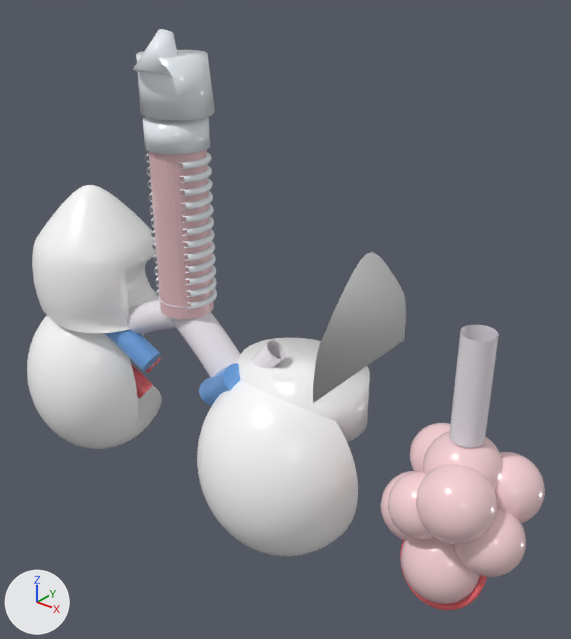
Two versions of the glTF model frontend/public/3d_models/lungs_realistic.glb, one commit apart.
Camera for both pictures: a camera (50 mm lens) standing at (6.78, -6.45, 4.62) and looking at (1.45, 0.22, 0.49). Arrows for +X, +Y and +Z are at lower left; the lights stay in place. The older version comes first. Where no turn or scale is listed for an object, it has been applied to the vertices.

The scene before the commit, as lines of its bpy script (objects in view):
```python
ob_cricoid_cartilage = bpy.data.objects.new('Cricoid_Cartilage', me_cylinder_001)
ob_cricoid_cartilage.location = (0.0, 0.0, 2.55)
ob_epiglottis = bpy.data.objects.new('Epiglottis', me_cone)
ob_epiglottis.location = (0.0, -0.15, 3.45)
ob_left_pulmonary_artery = bpy.data.objects.new('Left_Pulmonary_Artery', me_cylinder_005)
ob_left_pulmonary_artery.location = (-0.95, -0.25, -0.35)
ob_right_pulmonary_artery = bpy.data.objects.new('Right_Pulmonary_Artery', me_cylinder_004)
ob_right_pulmonary_artery.location = (0.82, -0.22, -0.45)
ob_right_superior_lobe = bpy.data.objects.new('Right_Superior_Lobe', me_sphere)
ob_right_superior_lobe.location = (1.65, 0.0, 0.45)
ob_thyroid_cartilage = bpy.data.objects.new('Thyroid_Cartilage', me_cylinder)
ob_thyroid_cartilage.location = (0.0, 0.0, 3.1)
ob_trachea_lumen = bpy.data.objects.new('Trachea_Lumen', me_cylinder_002)
ob_trachea_lumen.location = (0.0, 0.0, 1.35)
# also in view: 'Left_Primary_Bronchus' at (-0.79, -0.05, -0.14); 'Alveolus_4' at (4.15, -0.42, -0.5); 'Alveolus_6' at (4.45, -0.2, -0.95); 'Right_Primary_Bronchus' at (0.56, -0.05, -0.19); 'Alveolus_2' at (4.4, 0.25, -0.6)
```
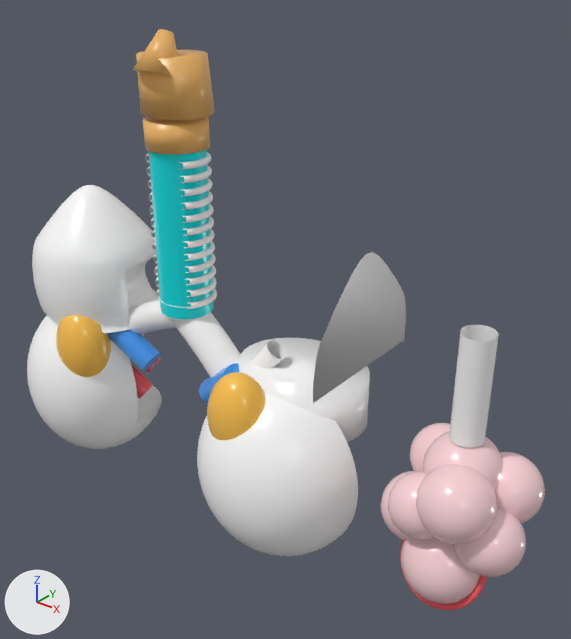
The change in detail:
Material 'Mat_Pulmonary_Artery' (mat_mat_pulmonary_artery) changes colour from blue #6fa6e5 to blue #4599f1; in linear values from (0.16, 0.38, 0.78) to (0.06, 0.32, 0.88).
Material 'Mat_Trachea_Cyan' (mat_mat_trachea_cyan) is new.
Its base color is (0.0, 0.78, 0.8) (cyan #00e5e7).
Its roughness is 0.2.
Material 'Mat_Larynx_Ochre' (mat_mat_larynx_ochre) is new.
Its base color is (0.88, 0.48, 0.14) (orange #f1b869).
Its roughness is 0.35.
Material 'Mat_Balloon_Orange' (mat_mat_balloon_orange) is new.
Its base color is (0.98, 0.54, 0.08) (orange #fdc250).
Its roughness is 0.24.
me_cylinder_001 has 64 vertices, 124 faces and spans x -0.38..0.38, y -0.38..0.38, z -0.16..0.16.
me_cylinder_001 no longer uses material mat_mat_hyaline_cartilage (white #f1f6fa).
me_cylinder_001 gains material mat_mat_larynx_ochre (orange #f1b869).
me_cone has 64 vertices, 124 faces and spans x -0.28..0.28, y -0.345..0.181, z -0.321..0.253.
me_cone no longer uses material mat_mat_hyaline_cartilage (white #f1f6fa).
me_cone gains material mat_mat_larynx_ochre (orange #f1b869).
me_cylinder has 64 vertices, 124 faces and spans x -0.441..0.441, y -0.357..0.507, z -0.325..0.325.
me_cylinder no longer uses material mat_mat_hyaline_cartilage (white #f1f6fa).
me_cylinder gains material mat_mat_larynx_ochre (orange #f1b869).
me_cylinder_002 has 64 vertices, 124 faces and spans x -0.34..0.34, y -0.34..0.34, z -1.05..1.05.
me_cylinder_002 no longer uses material mat_mat_trachealis_membrane (pink #e7bfc4).
me_cylinder_002 gains material mat_mat_trachea_cyan (cyan #00e5e7).
Mesh me_sphere_004_1 is new.
It is a UV sphere (32 segments, 24 rings, poles along z) spanning x -0.405..0.405, y -0.337..0.337, z -0.562..0.562.
It uses material mat_mat_balloon_orange (orange #fdc250).
Mesh me_sphere_005_1 is new.
It is a UV sphere (32 segments, 24 rings, poles along z) spanning x -0.405..0.405, y -0.337..0.337, z -0.562..0.562.
It uses material mat_mat_balloon_orange (orange #fdc250).
Object 'Right_Alveolar_Balloon' (ob_right_alveolar_balloon) is new; it shows me_sphere_004_1.
Its location is (1.45, -0.65, -0.45).
Object 'Left_Alveolar_Balloon' (ob_left_alveolar_balloon) is new; it shows me_sphere_005_1.
Its location is (-1.4, -0.65, -0.45).

Changed parts and their boxes [x1, y1, x2, y2] in the pictures (571 x 639 px):
'Trachea_Lumen', recoloured
    both: [149, 149, 214, 319]
'Thyroid_Cartilage', recoloured (white to orange)
    both: [136, 50, 215, 120]
'Right_Alveolar_Balloon', added (orange)
    after: [207, 372, 265, 440]
'Left_Alveolar_Balloon', added (orange)
    after: [56, 315, 111, 377]
'Cricoid_Cartilage', recoloured (white to orange)
    both: [143, 117, 210, 154]
'Epiglottis', recoloured (white to orange)
    both: [133, 29, 178, 77]
'Left_Pulmonary_Artery', recoloured
    both: [108, 329, 161, 371]
'Right_Pulmonary_Artery', recoloured
    both: [199, 363, 239, 404]
